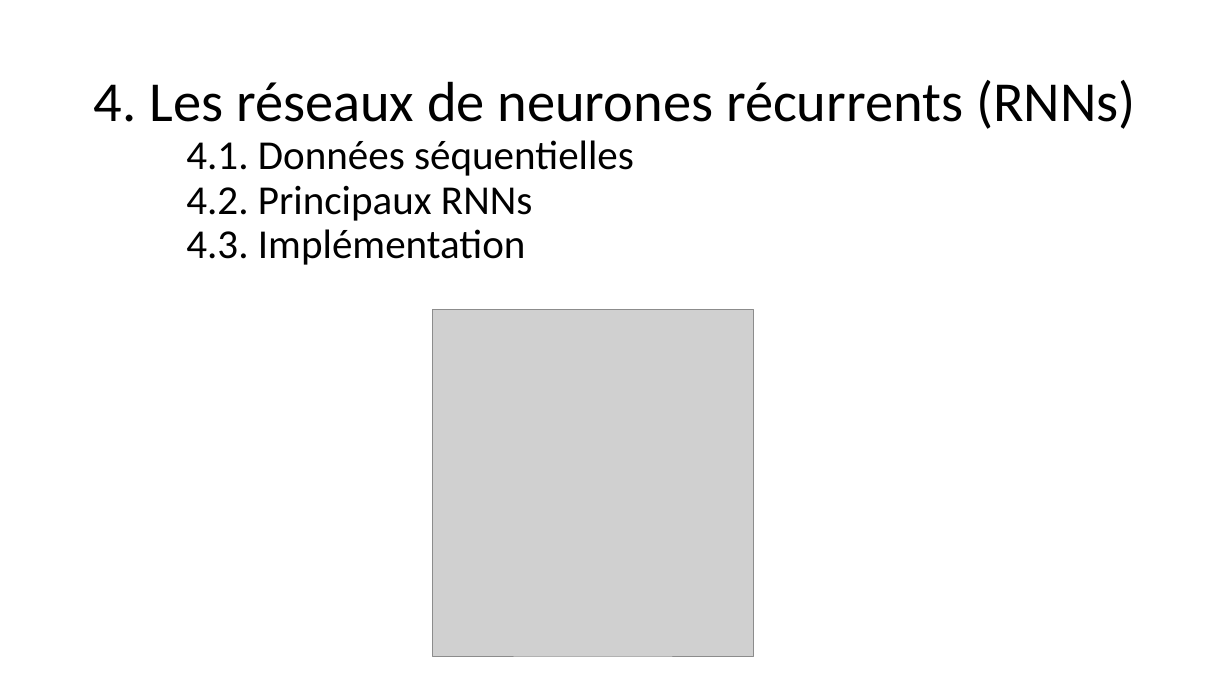
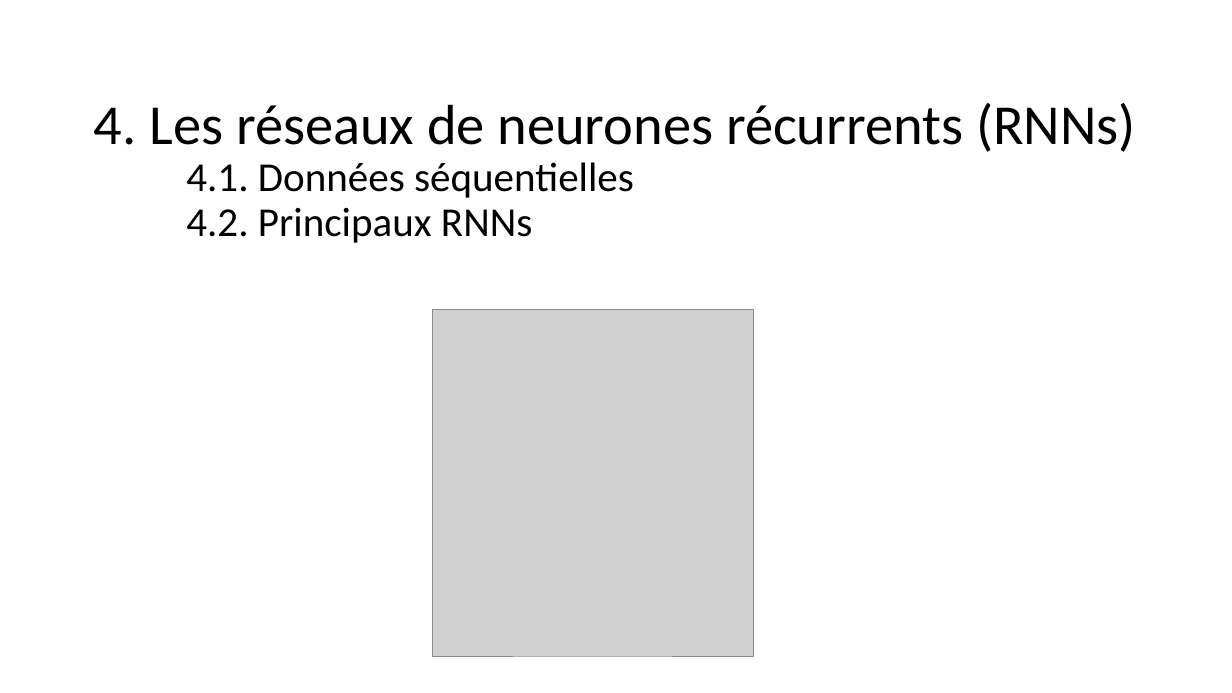
Before and after one commit to jolindien-git/jolindien-git.github.io, a slide deck: slide 33 of Intelligence Artificielle et Analyse de donnees.pptx. Drawn at 1232x693 pixels with LibreOffice and Linux fonts; fonts in the diff are those of the drawing; grey boxes stand for pictures. Boxes give left, top, right and bottom in pixels: in the first picture for what was removed or moved away, otherwise in the second. Text is boxed around its words. In the diff, an @@ line names an element or a change of style, - is before the commit and + after.

```diff
--- a/Intelligence Artificielle et Analyse de donnees.pptx
+++ b/Intelligence Artificielle et Analyse de donnees.pptx
@@ title at (x1=94, y1=103, x2=1136, y2=243): text changed @@
-4. Les réseaux de neurones récurrents (RNNs)
-4.1. Données séquentielles
-4.2. Principaux RNNs
-4.3. Implémentation
+4. Les réseaux de neurones récurrents (RNNs)
+4.1. Données séquentielles
+4.2. Principaux RNNs
```
Also in this commit, not shown: 2 other slides changed, 5 other files.
